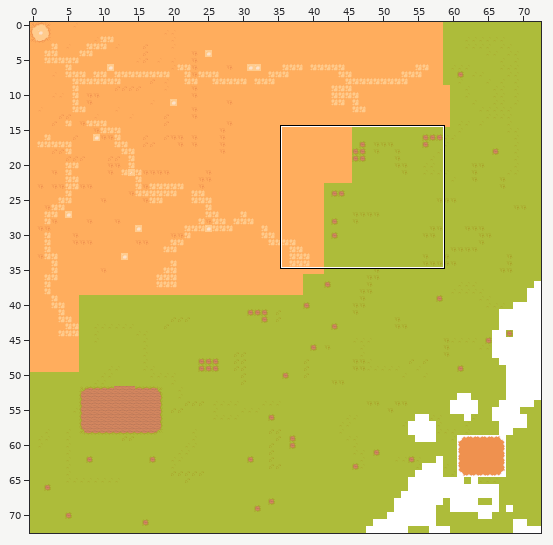
Tiled map -- assets/maps/green_world_fix.tmx. The picture above shows the old version from afar; the outline marks the close-up.
Close-up. Before the edit:
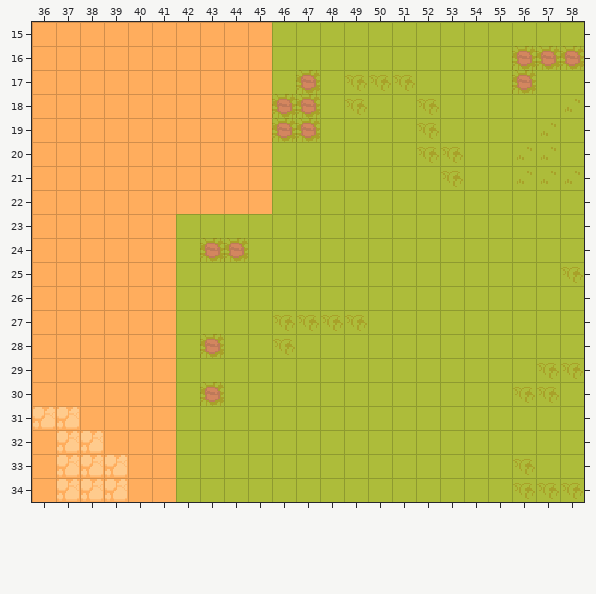
Cells are 16x16 px. Shown: x 36..58, y 15..34. The commit also changed other parts of the map, which this record leaves out. Not drawn, because the pictures are missing: unchanged layers "building_coklat", "building_hijau", "jalan_hijau".
After the commit:
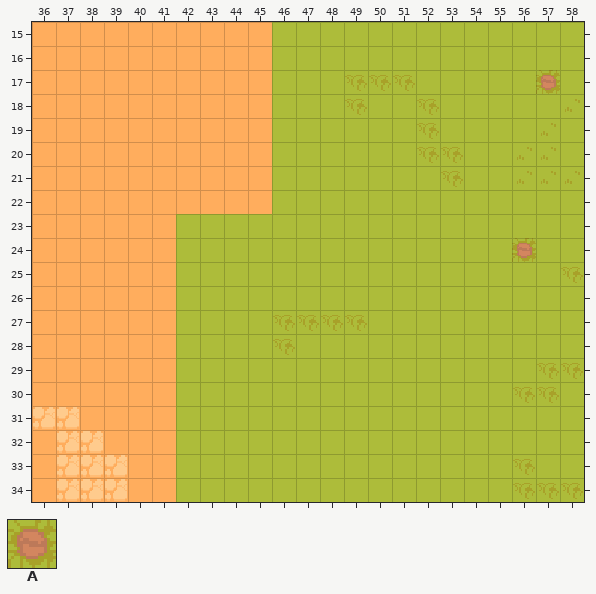
Key: from "tanah": A 223.
_ is an empty cell, . an unchanged one.
Tiles of an added or newly shown layer are drawn over the layers below it.
From old to new:
--- layer "spawn_monster_2"
@@ x 46..47 @@
-17 .A
-18 AA
-19 AA
+17 ._
+18 __
+19 __
@@ x 43..44 @@
-24 AA
+24 __
@@ x 43..43 @@
-28 A
+28 _
@@ x 43..43 @@
-30 A
+30 _
--- layer "spawn_monster_3"
@@ x 56..58 @@
-16 AAA
-17 A..
+16 ___
+17 _..
--- layer "spawn_monster_8" (added)
@@ x 56..56 @@
-24 _
+24 A
--- layer "spawn_monster_9" (added)
@@ x 57..57 @@
-17 _
+17 A
Changed places in both close-ups, as pixel boxes (x1, y1, x2, y2):
changed: (512, 46, 584, 94)
removed: (272, 70, 320, 142)
removed: (200, 238, 248, 262)
added: (512, 238, 536, 262)
removed: (200, 334, 224, 358)
removed: (200, 382, 224, 406)
